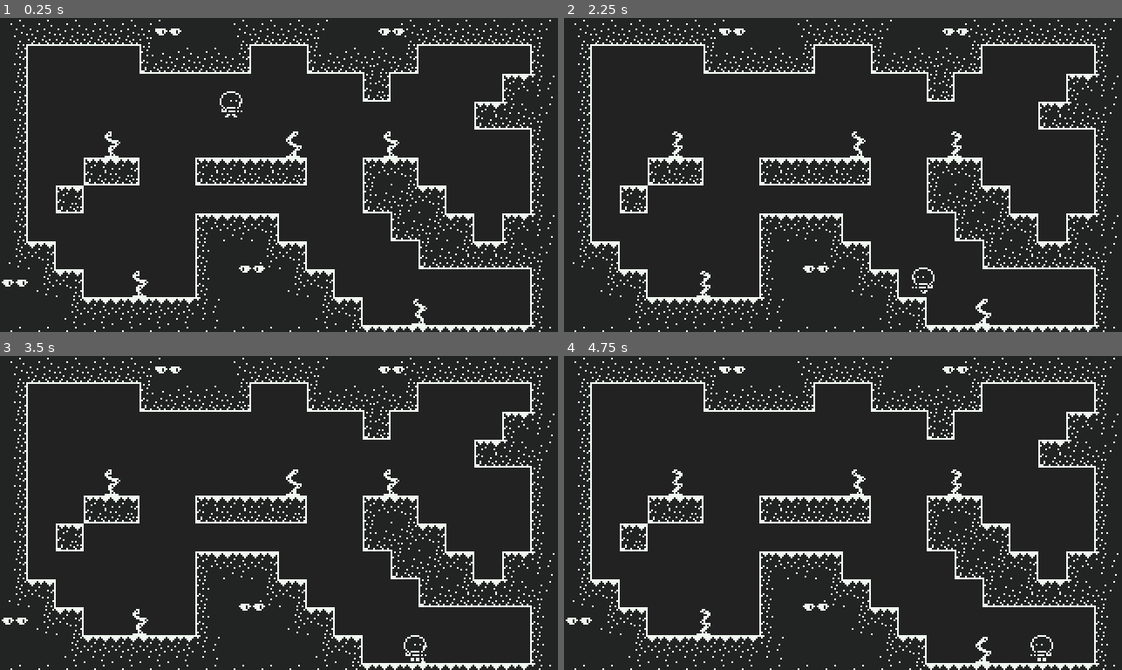
Above: before the commit, frames 1-4 (two rows, left to right).
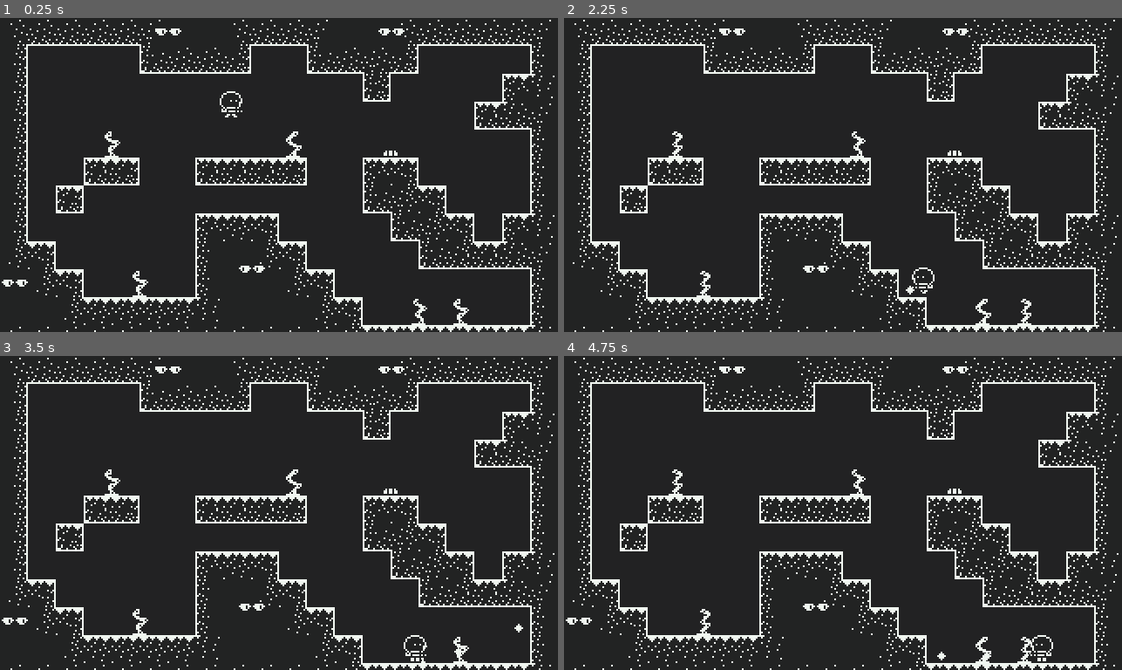
Above: after the commit, the same moments.

Repository: madeso/spelsylt4
Game: Godot game, scene res://world.tscn
Two runs of this game, one before a commit and one after it. Both use one fixed random seed, a clock stepped at 60 frames per second and the inputs below.
Inputs:
- Up to frame 1 (0.25 s): no input
- Up to frame 2 (2.25 s): hold Space (ui_select) 0.53-1.28 s; hold Right (ui_right) 0.53-2.03 s; tap Space (ui_select) at 1.35, 1.52, 1.82 s; hold Left (ui_left) from 2.03 s (still down); hold Space (ui_select) from 2.03 s (still down)
- Up to frame 3 (3.5 s): release Left (ui_left) at 2.78 s; release Space (ui_select) at 2.78 s; hold Right (ui_right) from 2.78 s (still down); tap Space (ui_select) at 2.85, 3.02, 3.32 s
- Up to frame 4 (4.75 s): hold Space (ui_select) 3.53-4.28 s; release Right (ui_right) at 4.28 s; hold Left (ui_left) from 4.28 s (still down); tap Space (ui_select) at 4.35, 4.52 s

The runs differ from the first frame. In frame 1, 0.2% of the frame differs, in the area x 68-85%, y 36-98%; in frame 2, 0.2%; in frame 3, 0.2%, in the area x 68-94%, y 36-98%; in frame 4, 0.2%.

Commit message:
added bullets and wip bugs

Diff:
--- /dev/null
+++ b/bug.tscn
@@ -0,0 +1,34 @@
+[gd_scene load_steps=6 format=2]
+
+[ext_resource path="res://bug.png" type="Texture" id=1]
+
+[sub_resource type="RectangleShape2D" id=1]
+extents = Vector2( 3.4902, 1.84596 )
+
+[sub_resource type="AtlasTexture" id=2]
+atlas = ExtResource( 1 )
+region = Rect2( 0, 0, 16, 16 )
+
+[sub_resource type="AtlasTexture" id=3]
+atlas = ExtResource( 1 )
+region = Rect2( 16, 0, 16, 16 )
+
+[sub_resource type="SpriteFrames" id=4]
+animations = [ {
+"frames": [ SubResource( 2 ), SubResource( 3 ) ],
+"loop": true,
+"name": "default",
+"speed": 5.0
+} ]
+
+[node name="KinematicBody2D" type="KinematicBody2D"]
+collision_layer = 2049
+
+[node name="CollisionShape2D" type="CollisionShape2D" parent="."]
+position = Vector2( 0, -2 )
+shape = SubResource( 1 )
+
+[node name="AnimatedSprite" type="AnimatedSprite" parent="."]
+position = Vector2( 0, -8 )
+frames = SubResource( 4 )
+playing = true
--- /dev/null
+++ b/bullet.gd
@@ -0,0 +1,17 @@
+extends KinematicBody2D
+
+const SPEED = 180
+var facing_right = false
+onready var sprite = $Sprite
+
+func _physics_process(delta):
+	var motion = Vector2.ZERO
+	sprite.flip_h = !facing_right
+	if facing_right:
+		motion.x = SPEED
+	else:
+		motion.x = -SPEED
+
+	var collision = move_and_collide(motion * delta)
+	if collision != null:
+		self.queue_free()
--- /dev/null
+++ b/bullet.tscn
@@ -0,0 +1,32 @@
+[gd_scene load_steps=6 format=2]
+
+[ext_resource path="res://particles.png" type="Texture" id=1]
+[ext_resource path="res://bullet.gd" type="Script" id=2]
+
+[sub_resource type="CircleShape2D" id=1]
+radius = 3.81101
+
+[sub_resource type="AtlasTexture" id=3]
+atlas = ExtResource( 1 )
+region = Rect2( 32, 0, 16, 16 )
+
+[sub_resource type="SpriteFrames" id=4]
+animations = [ {
+"frames": [ SubResource( 3 ) ],
+"loop": true,
+"name": "default",
+"speed": 5.0
+} ]
+
+[node name="bullet" type="KinematicBody2D"]
+collision_layer = 1024
+collision_mask = 2050
+script = ExtResource( 2 )
+
+[node name="CollisionShape2D" type="CollisionShape2D" parent="."]
+shape = SubResource( 1 )
+
+[node name="Sprite" type="AnimatedSprite" parent="."]
+position = Vector2( -0.5, -0.5 )
+frames = SubResource( 4 )
+playing = true
--- a/player.gd
+++ b/player.gd
@@ -31,6 +31,7 @@
 const FRICTION = 512
 const AIR_FRICTION = 200
 
+onready var bullet_scene = preload("res://bullet.tscn")
 onready var sprite = $Sprite
 
 enum Anim {Unknown, Idle, Walk, Jump, Slide}
@@ -42,6 +43,7 @@
 var holding_jump = false
 var wall_timer = 0
 var old_anim = Anim.Unknown
+var gun_heat = 0
 
 func _ready():
 	motion = Vector2.ZERO
@@ -139,6 +141,23 @@
 	else:
 		anim = Anim.Jump
 
+	if Input.get_action_strength("ui_select") > 0.5:
+		gun_heat -= delta
+		if gun_heat <= 0:
+			gun_heat += 0.1
+			var bullet = bullet_scene.instance()
+			bullet.facing_right = !sprite.flip_h
+			if anim == Anim.Slide:
+				bullet.facing_right = !bullet.facing_right
+			var d = Vector2(8, -4)
+			if !bullet.facing_right:
+				d.x *= -1
+			bullet.set_position( get_position() + d )
+			get_parent().add_child(bullet)
+
+	else:
+		gun_heat = 0
+
 	# apply new animation if different
 	if anim != old_anim:
 		if anim == Anim.Idle:
--- a/project.godot
+++ b/project.godot
@@ -23,8 +23,8 @@
 
 window/size/width=320
 window/size/height=180
-window/size/test_width=1280
-window/size/test_height=720
+window/size/test_width=640
+window/size/test_height=360
 window/stretch/mode="2d"
 window/stretch/aspect="keep"
 
--- a/world.tscn
+++ b/world.tscn
@@ -1,9 +1,10 @@
-[gd_scene load_steps=53 format=2]
+[gd_scene load_steps=54 format=2]
 
 [ext_resource path="res://tileset.png" type="Texture" id=1]
 [ext_resource path="res://player.tscn" type="PackedScene" id=2]
 [ext_resource path="res://eyes.tscn" type="PackedScene" id=3]
 [ext_resource path="res://Tentacle.tscn" type="PackedScene" id=4]
+[ext_resource path="res://bug.tscn" type="PackedScene" id=5]
 
 [sub_resource type="ConvexPolygonShape2D" id=1]
 points = PoolVector2Array( 0, 0, 16, 0, 16, 16, 0, 16 )
@@ -459,6 +460,7 @@
 [node name="TileMap" type="TileMap" parent="."]
 tile_set = SubResource( 48 )
 cell_size = Vector2( 16, 16 )
+collision_layer = 3075
 format = 1
 tile_data = PoolIntArray( -1, 0, 0, -65536, 0, 1, -65535, 0, 1, -65534, 0, 1, -65533, 0, 1, -65532, 0, 1, -65531, 0, 1, …(2663 unchanged characters)…
 
@@ -475,23 +477,27 @@
 position = Vector2( 8, 152 )
 
 [node name="Tentacle2" parent="." instance=ExtResource( 4 )]
-position = Vector2( 224, 72 )
+position = Vector2( 264, 168 )
+frame = 2
 
 [node name="Tentacle" parent="." instance=ExtResource( 4 )]
 position = Vector2( 168, 72 )
-frame = 1
+frame = 0
 
 [node name="Tentacle3" parent="." instance=ExtResource( 4 )]
 position = Vector2( 80, 152 )
-frame = 1
+frame = 0
 
 [node name="Tentacle4" parent="." instance=ExtResource( 4 )]
 position = Vector2( 240, 168 )
-frame = 2
+frame = 1
 
 [node name="Tentacle5" parent="." instance=ExtResource( 4 )]
 position = Vector2( 64, 72 )
-frame = 1
+frame = 0
 
 [node name="Player" parent="." instance=ExtResource( 2 )]
 position = Vector2( 132, 70 )
+
+[node name="bug" parent="." instance=ExtResource( 5 )]
+position = Vector2( 224, 80 )
